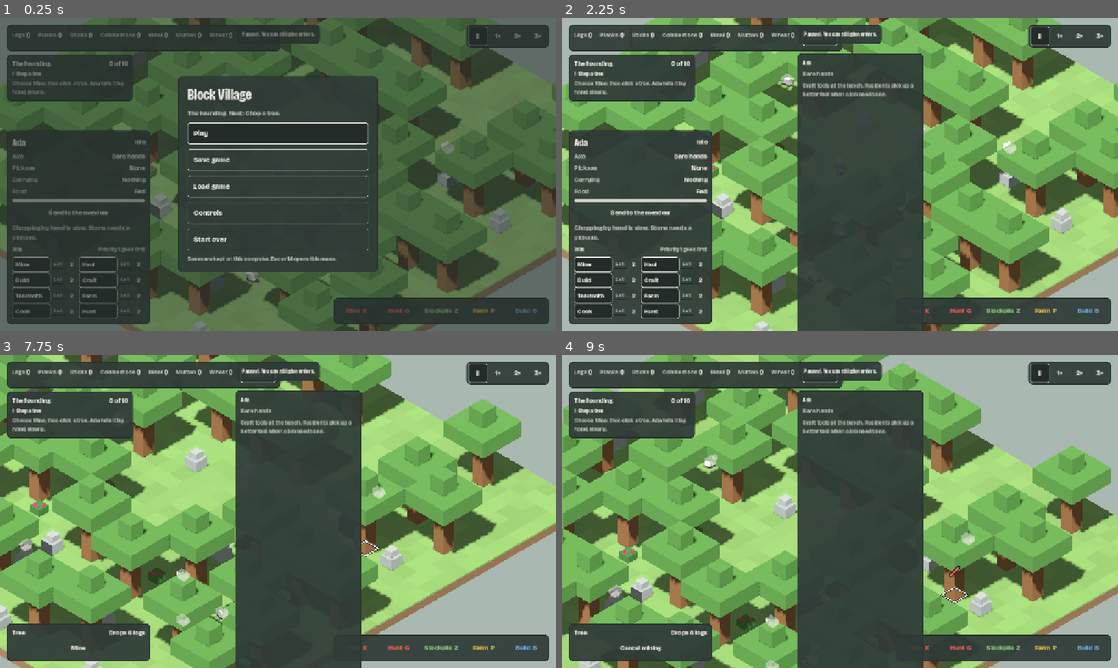
Above: before the commit, frames 1-4 (two rows, left to right).
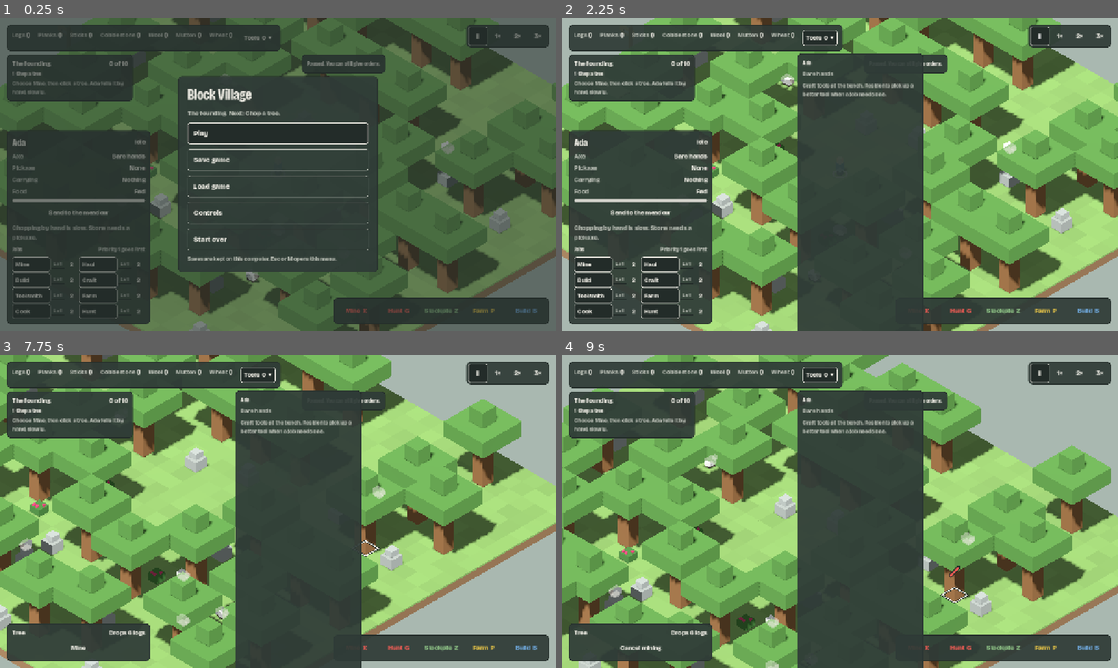
Above: after the commit, the same moments.

Repository: NerdyToddGerdy/mc_village
Game: Godot game, scene res://scenes/main.tscn
Two runs of this game, one before a commit and one after it. Both use one fixed random seed, a clock stepped at 60 frames per second and the inputs below.
Inputs (mouse positions are in pixels of both pictures, inside the frame that each line leads up to):
- Up to frame 1 (0.25 s): no input
- Up to frame 2 (2.25 s): click "Play" at 0.5 s; click "Tools 0 ▾" at 1.25 s; click "‖" at 2 s
- Up to frame 3 (7.75 s): click "1×" at 2.75 s; click "2×" at 3.5 s; click "3×" at 4.25 s; click "Send to the meadow" at 5 s; click "Mine" at 5.75 s; click "Haul" at 6.5 s; tap A at 7.25 s; move the mouse to (400, 495) at 7.27 s; hold D from 7.28 s (still down); tap Q at 7.35 s; click (400, 495) at 7.42 s; tap Space at 7.52 s
- Up to frame 4 (9 s): release D at 8 s; tap A at 8 s; drag from (728, 527) to (812, 574) at 8.02 s; click "Mine" at 8.75 s

The runs differ from the first frame. In frame 1, 1.3% of the frame differs, in the area x 43-70%, y 2-18%; in frame 2, 0.8%; in frame 3, 0.7%; in frame 4, 0.8%.

Commit message:
Keep toasts clear of the tally bar, goals and stuck list
Toasts and the paused notice now sit below the tally bar, centred in the
gap between the goals panel and the stuck list, and wrap when too long.
Adds a --toast screenshot flag and game_test checks for the placement.

Closes #71

Co-Authored-By: Claude Opus 5.5 <noreply@anthropic.com>

Diff:
--- a/game/scenes/game.gd
+++ b/game/scenes/game.gd
@@ -903,6 +903,10 @@
 		sim.drop_items(Sim.rcell(ada) + Vector2i(-1, 2), "wood_axe", 1, 4)
 		selection = {"kind": "res", "ids": [ada.id]}
 		_hud.equip_kind = "axe"
+	if "--toast" in OS.get_cmdline_user_args():  # a short toast and one long enough to wrap (issue #71)
+		_hud.add_toast({"text": "Tomas is now level 2 at Mine.", "res_id": 0, "site_id": 0})
+		_hud.add_toast({"text": "A traveler, Mira, has arrived. She claims the new house and needs tools from the bench before she can mine.", "res_id": sim.residents[0].id, "site_id": 0})
+		set_speed(0)
 	for i in 30:
 		await get_tree().process_frame
 	var img := get_viewport().get_texture().get_image()
--- a/game/tests/game_test.gd
+++ b/game/tests/game_test.gd
@@ -67,6 +67,28 @@
 	_mouse(game, "up", ts + Vector2(30, 20))
 	check(t.des and game._target == moved, "with Mine active, dragging marks instead of panning")
 	game.set_tool("")
+
+
+## Toasts sit in the gap below the tally bar, clear of the goals panel and the stuck list (issue #71).
+func _test_toasts(game: Game) -> void:
+	var hud: Hud = game._hud
+	hud.add_toast({"text": "Tomas is now level 2 at Mine.", "res_id": 0, "site_id": 0})
+	hud.add_toast({"text": "A traveler, Mira, has arrived. She claims the new house and needs tools from the bench before she can mine anything.", "res_id": game.sim.residents[0].id, "site_id": 0})
+	for i in 3:
+		await process_frame
+	var clear := true
+	var inside := true
+	var view := Rect2(Vector2.ZERO, hud._root.size)
+	for p in hud._toasts.get_children():
+		if not (p as Control).visible or p.is_queued_for_deletion():
+			continue
+		var r := (p as Control).get_global_rect()
+		inside = inside and view.encloses(r)
+		for other in [hud._tally_panel, hud._goals_panel, hud._stuck_panel]:
+			if (other as Control).visible and r.intersects((other as Control).get_global_rect()):
+				clear = false
+	check(clear, "toasts don't cover the tally bar, the goals panel or the stuck list")
+	check(inside, "toasts fit on screen, wrapping when long")
 
 
 func _test_fading(game: Game) -> void:
@@ -546,6 +568,7 @@
 	await _test_fireplace(game)
 	await _test_jobs_grid(game)
 	await _test_equip(game)
+	await _test_toasts(game)
 	await _test_meadow(game)
 	game.open_menu("main")
 	game.restart()
--- a/game/view/hud.gd
+++ b/game/view/hud.gd
@@ -1,7 +1,7 @@
 class_name Hud
 extends CanvasLayer
 ## The slate-board HUD (slice-1-spec.md §12): tallies and goals top left, speed and the stuck list
-## top right, toasts top centre, the selection panel bottom left, orders bottom right.
+## top right, toasts in the gap between them, the selection panel bottom left, orders bottom right.
 ## Panels rebuild only when their content changes, so clicks aren't lost to a rebuild.
 
 var game  ## The Game node; the HUD calls its command methods.
@@ -13,6 +13,8 @@
 var _tallies := HBoxContainer.new()
 var _tools_btn: Button
 var _tools_drop: PanelContainer
+var _tally_panel: PanelContainer
+var _goals_panel: PanelContainer
 var _tools_list := VBoxContainer.new()
 var _tools_pinned := false
 var _pointer := Vector2(-1, -1)
@@ -53,12 +55,14 @@
 	_tools_btn.toggle_mode = true
 	_tools_btn.custom_minimum_size = Vector2(0, 36)
 	tally_row.add_child(_tools_btn)
-	tl.add_child(_panel(tally_row, Vector2(0, 0)))
+	_tally_panel = _panel(tally_row, Vector2(0, 0))
+	tl.add_child(_tally_panel)
 	_tools_list.add_theme_constant_override("separation", 10)
 	_tools_drop = _panel(_tools_list, Vector2(290, 0))
 	_tools_drop.visible = false
 	_tools_drop.top_level = true
-	tl.add_child(_panel(_goals, Vector2(290, 0)))
+	_goals_panel = _panel(_goals, Vector2(290, 0))
+	tl.add_child(_goals_panel)
 
 	var tr := _corner(Control.PRESET_TOP_RIGHT)
 	var speed := HBoxContainer.new()
@@ -73,11 +77,10 @@
 	_stuck_panel = _panel(_stuck, Vector2(250, 0))
 	tr.add_child(_stuck_panel)
 
-	_toasts.set_anchors_and_offsets_preset(Control.PRESET_CENTER_TOP, Control.PRESET_MODE_KEEP_SIZE, 16)
-	_toasts.grow_horizontal = Control.GROW_DIRECTION_BOTH
 	_toasts.mouse_filter = Control.MOUSE_FILTER_IGNORE
 	_root.add_child(_toasts)
 	_paused_label = _panel(_label("Paused. You can still give orders.", true), Vector2.ZERO)
+	_paused_label.size_flags_horizontal = Control.SIZE_SHRINK_CENTER
 	_toasts.add_child(_paused_label)
 
 	var bl := _corner(Control.PRESET_BOTTOM_LEFT)
@@ -420,6 +423,7 @@
 func _process(_delta: float) -> void:
 	if _tools_btn == null:
 		return
+	_place_toasts()
 	var mouse := _pointer
 	var btn_rect := _tools_btn.get_global_rect().grow(4)
 	var open := _tools_pinned or _tools_btn.has_focus() or btn_rect.has_point(mouse)
@@ -470,6 +474,29 @@
 			ch.queue_free()
 
 
+## Toasts sit below the tally bar, centred in the gap between the goals panel and the stuck list,
+## so they never cover either (issue #71). A toast too wide for the gap wraps.
+func _place_toasts() -> void:
+	var view := _root.size
+	var left := 16.0
+	if _goals_panel.visible:
+		left = _goals_panel.get_global_rect().end.x + 12
+	var right := view.x - 16
+	if _stuck_panel.visible:
+		right = _stuck_panel.get_global_rect().position.x - 12
+	var width := maxf(right - left, 240.0)
+	_toasts.position = Vector2(left, _tally_panel.get_global_rect().end.y + 8)
+	_toasts.size = Vector2(width, 0)
+	for p in _toasts.get_children():
+		var lab := p.get_child(0) as Label if p.get_child(0) is Label else p.get_child(0).get_child(0) as Label
+		var rest := 28.0  # the panel's margins
+		if p.get_child(0) is HBoxContainer and p.get_child(0).get_child_count() > 1:
+			rest += 14 + p.get_child(0).get_child(1).get_combined_minimum_size().x
+		var natural := lab.get_theme_font("font").get_string_size(lab.text, HORIZONTAL_ALIGNMENT_LEFT, -1, lab.get_theme_font_size("font_size")).x
+		lab.autowrap_mode = TextServer.AUTOWRAP_WORD_SMART
+		lab.custom_minimum_size.x = minf(ceilf(natural) + 1, width - rest)
+
+
 func add_toast(ev: Dictionary) -> void:
 	var h := HBoxContainer.new()
 	h.add_theme_constant_override("separation", 14)
@@ -479,6 +506,7 @@
 	elif ev.site_id:
 		h.add_child(_button("Show", func(): game.focus_on("site", ev.site_id)))
 	var p := _panel(h, Vector2.ZERO, 10)
+	p.size_flags_horizontal = Control.SIZE_SHRINK_CENTER
 	_toasts.add_child(p)
 	_toast_list.append({"node": p, "until": Time.get_ticks_msec() + 7000})
 	if _toast_list.size() > 3:
Not shown, changed: slice-1-spec.md
